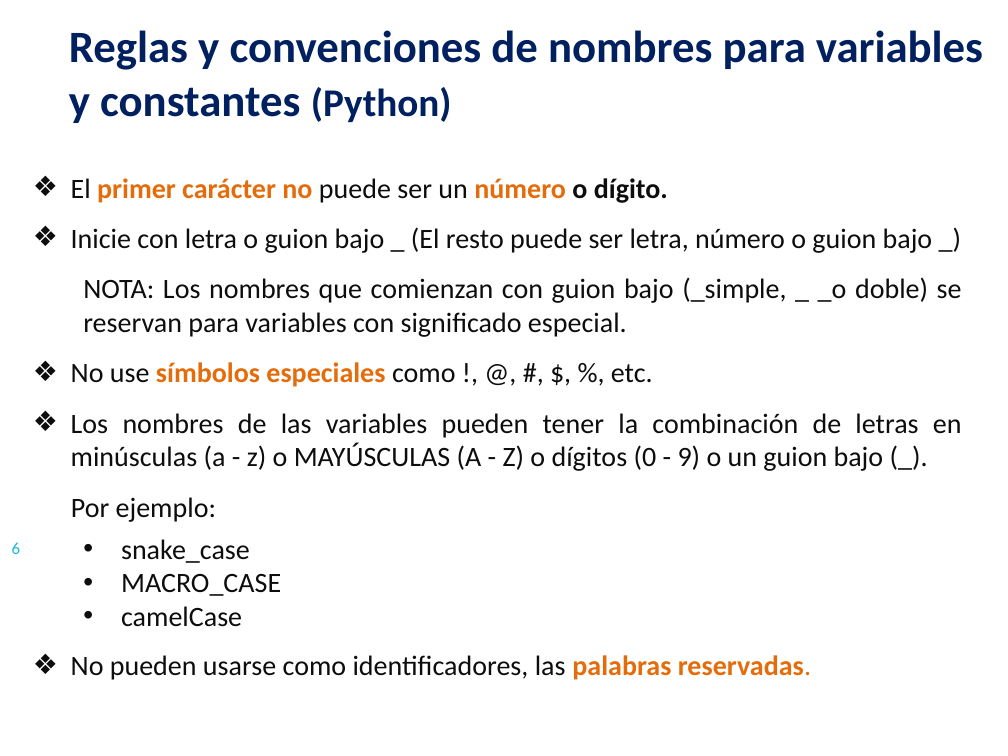
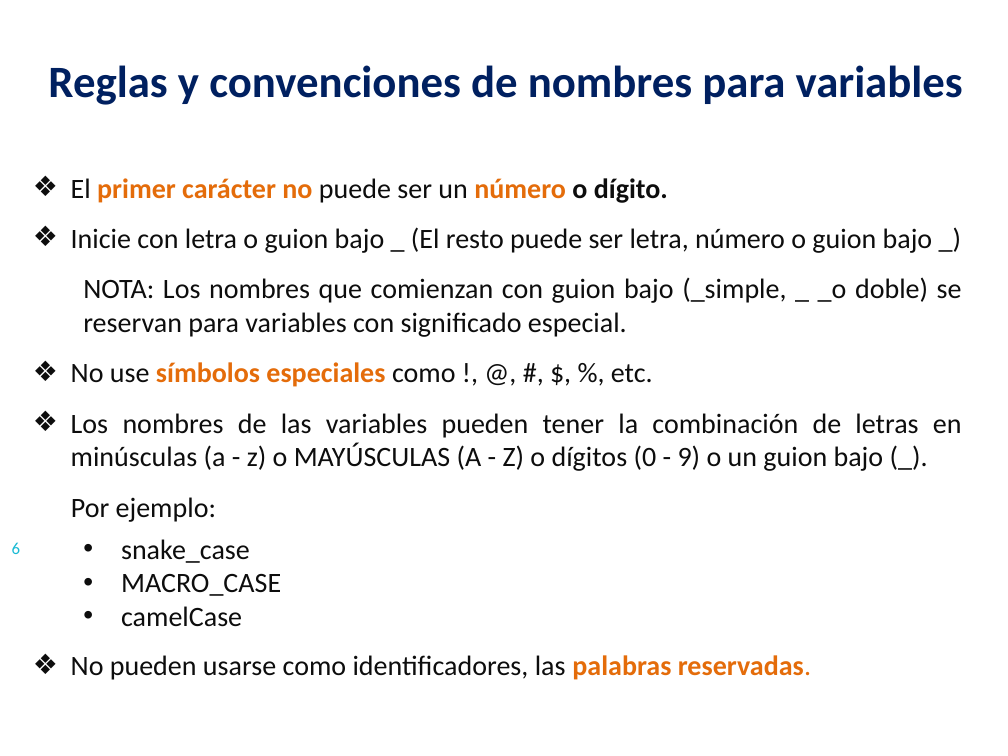
Before and after one commit to lizetheP/PensamientoC, a slide deck: slide 6 of CalendarioAgo2022/presentaciones/3_Componentes.pptx. Drawn at 1008x756 pixels with LibreOffice and Linux fonts; fonts in the diff are those of the drawing. Boxes give left, top, right and bottom in pixels: in the first picture for what was removed or moved away, otherwise in the second. Text is boxed around its words. In the diff, an @@ line names an element or a change of style, - is before the commit and + after.

```diff
--- a/CalendarioAgo2022/presentaciones/3_Componentes.pptx
+++ b/CalendarioAgo2022/presentaciones/3_Componentes.pptx
@@ text at bbox=[48, 65, 963, 105]: text changed @@
-Reglas y convenciones de nombres para variables y constantes (Python)
+Reglas y convenciones de nombres para variables
```
Also in this commit, not shown: 2 other slides changed.
